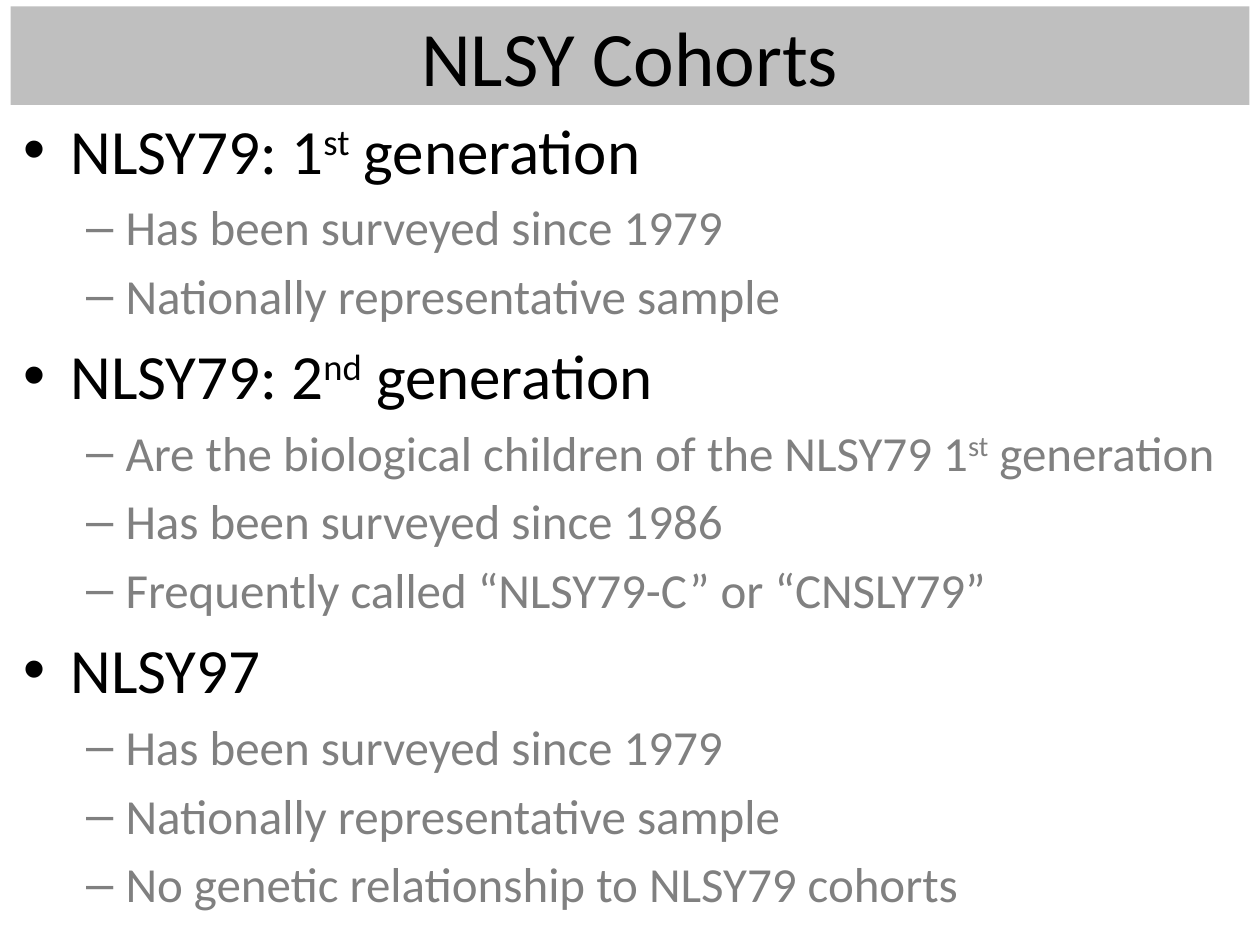
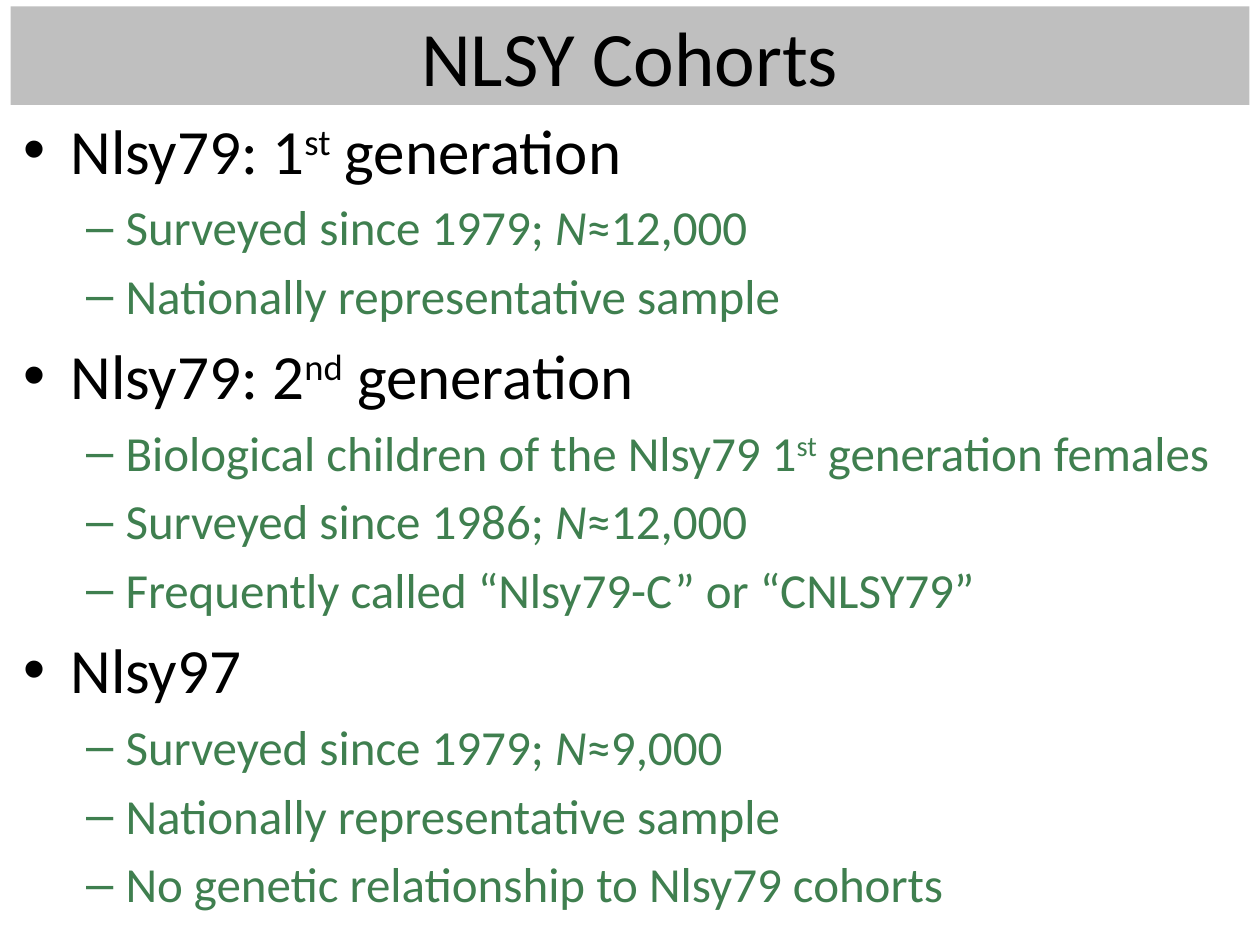
Before and after one commit to LiveOak/NlsyLinksDetermination, a slide deck: slide 3 of Publications/2013France/BeasleyBga2013-NlsyLinks.pptx. Drawn at 1260x945 pixels with LibreOffice and Linux fonts; fonts in the diff are those of the drawing. Boxes give left, top, right and bottom in pixels: in the first picture for what was removed or moved away, otherwise in the second. Text is boxed around its words. In the diff, an @@ line names an element or a change of style, - is before the commit and + after.

```diff
--- a/Publications/2013France/BeasleyBga2013-NlsyLinks.pptx
+++ b/Publications/2013France/BeasleyBga2013-NlsyLinks.pptx
@@ text at box(70, 130, 747, 253): text changed; text colour #808080 to #3F7F4F @@
-• NLSY79: 1st generation
-  – Has been surveyed since 1979
+• Nlsy79: 1st generation
+  – Surveyed since 1979; N≈12,000
@@ text at box(126, 280, 780, 842): text colour #808080 to #3F7F4F in "Nationally representative sample", "Nationally representative sample" @@
@@ text at box(70, 355, 1209, 773): text changed; text colour #808080 to #3F7F4F @@
-• NLSY79: 2nd generation
-  – Are the biological children of the NLSY79 1st generation
-  – Has been surveyed since 1986
-  – Frequently called “NLSY79-C” or “CNSLY79”
-• NLSY97
-  – Has been surveyed since 1979
+• Nlsy79: 2nd generation
+  – Biological children of the Nlsy79 1st generation females
+  – Surveyed since 1986; N≈12,000
+  – Frequently called “Nlsy79-C” or “CNLSY79”
+• Nlsy97
+  – Surveyed since 1979; N≈9,000
@@ text at box(126, 868, 943, 911): text changed; text colour #808080 to #3F7F4F @@
-  – No genetic relationship to NLSY79 cohorts
+  – No genetic relationship to Nlsy79 cohorts
```
Also in this commit, not shown: 10 other slides changed, 2 slides added, 1 slide removed.
